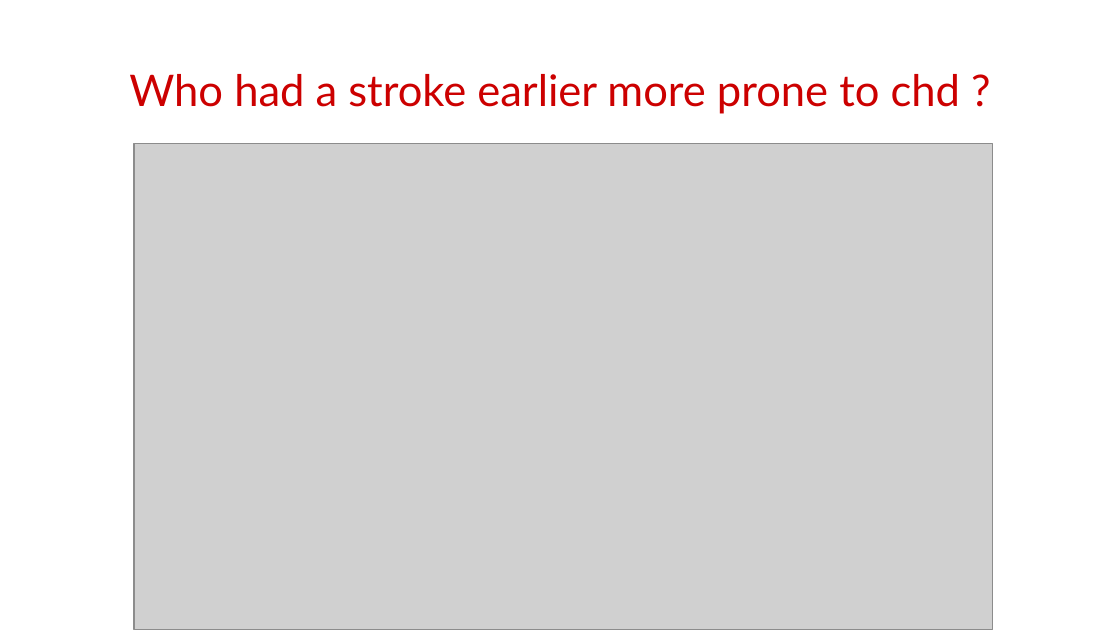
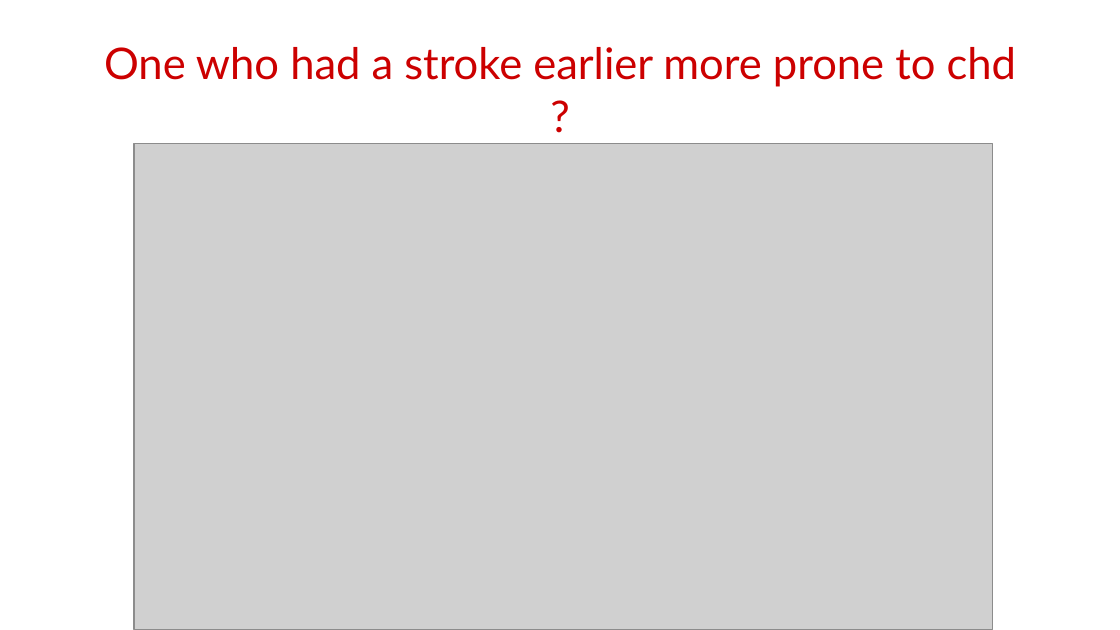
Before and after one commit to ameenattar92/Cardiovascular-Risk-Prediction, a slide deck: slide 18 of CapstoneProject_Cardiovascular RP.pptx. Drawn at 1120x630 pixels with LibreOffice and Linux fonts; fonts in the diff are those of the drawing; grey boxes stand for pictures; background and template pictures are left out. Boxes give left, top, right and bottom in pixels: in the first picture for what was removed or moved away, otherwise in the second. Text is boxed around its words. In the diff, an @@ line names an element or a change of style, - is before the commit and + after.

```diff
--- a/CapstoneProject_Cardiovascular RP.pptx
+++ b/CapstoneProject_Cardiovascular RP.pptx
@@ title at (104, 47, 1016, 87): text changed @@
-Who had a stroke earlier more prone to chd ?
+One who had a stroke earlier more prone to chd ?
```
Also in this commit, not shown: 3 other slides changed, 2 slides added, 1 slide removed.
